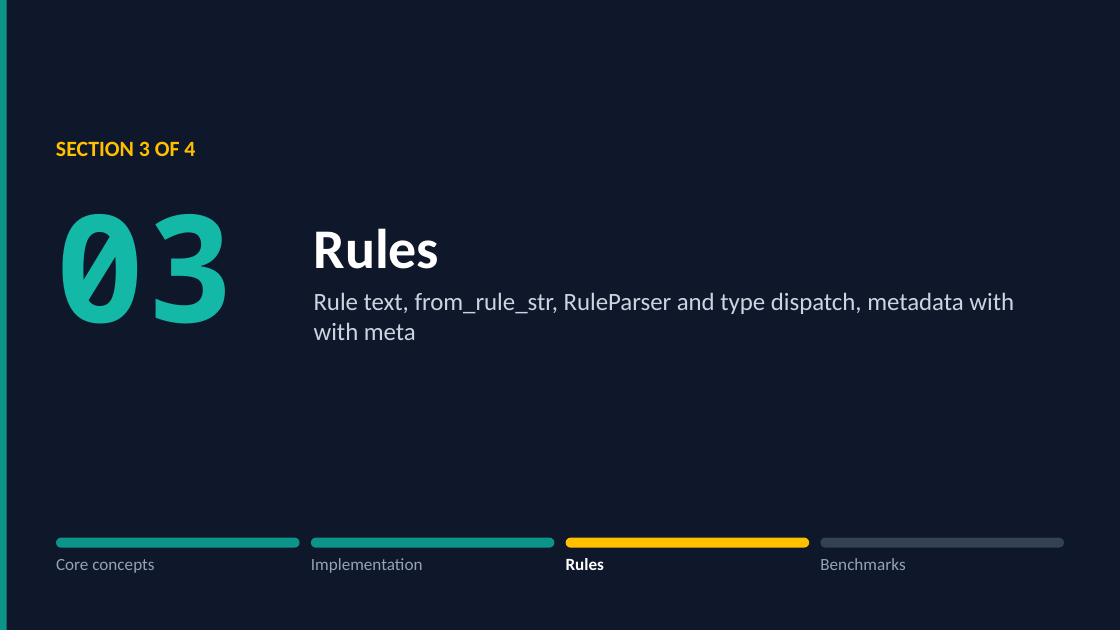
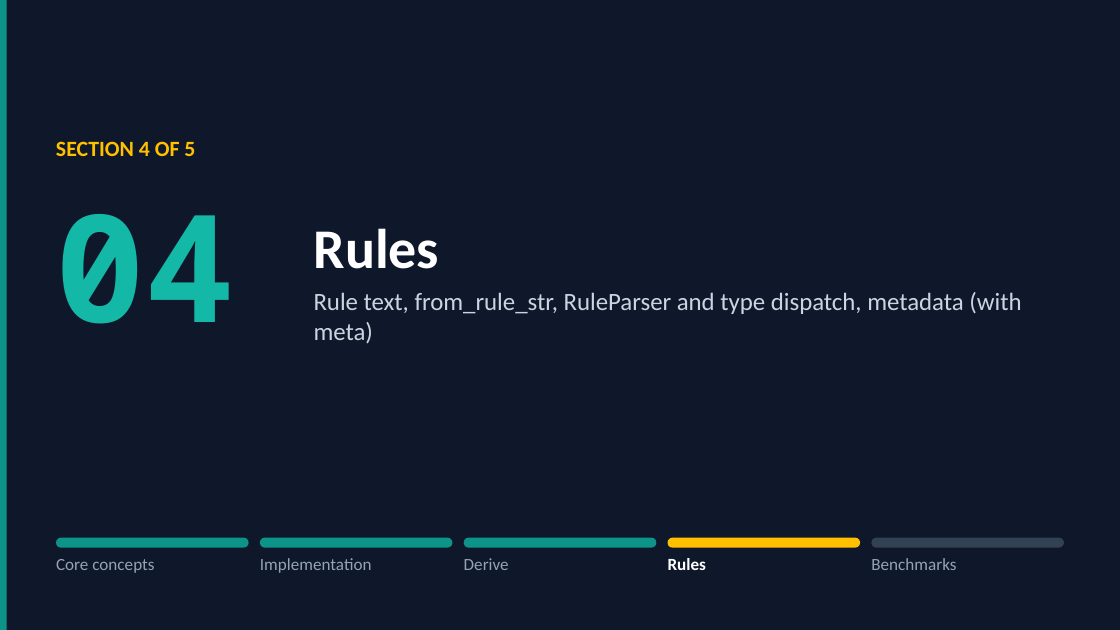
Before and after one commit to gdt050579/whereexpr, a slide deck: slide 33 of whereexpr.pptx (slide 30 before the commit). Drawn at 1120x630 pixels with LibreOffice and Linux fonts; fonts in the diff are those of the drawing. Boxes give left, top, right and bottom in pixels: in the first picture for what was removed or moved away, otherwise in the second. Text is boxed around its words. In the diff, an @@ line names an element or a change of style, - is before the commit and + after.

```diff
--- a/whereexpr.pptx
+++ b/whereexpr.pptx
@@ text at (x1=56, y1=141, x2=195, y2=156): text changed @@
-SECTION 3 OF 4
+SECTION 4 OF 5
@@ text at (x1=56, y1=214, x2=235, y2=324): text changed @@
-03
+04
@@ text at (x1=314, y1=292, x2=1021, y2=344): text changed @@
-Rule text, from_rule_str, RuleParser and type dispatch, metadata with with meta
+Rule text, from_rule_str, RuleParser and type dispatch, metadata (with meta)
@@ rounded rectangle resized from (x1=56, y1=538, x2=299, y2=548) to (x1=56, y1=538, x2=249, y2=548) @@
@@ rounded rectangle resized from (x1=310, y1=538, x2=553, y2=548) to (x1=260, y1=538, x2=452, y2=548) @@
@@ rounded rectangle added at (x1=464, y1=538, x2=656, y2=548), fill #0D9488 @@
@@ rounded rectangle resized from (x1=566, y1=538, x2=809, y2=548) to (x1=668, y1=538, x2=860, y2=548) @@
@@ rounded rectangle resized from (x1=821, y1=538, x2=1064, y2=548) to (x1=871, y1=538, x2=1064, y2=548) @@
@@ text "Implementation" moved from (x1=311, y1=558, x2=423, y2=573) to (x1=260, y1=558, x2=372, y2=573) @@
@@ text added at (x1=464, y1=558, x2=509, y2=570), 11 pt, text #94A3B8 @@
+Derive
@@ text "Rules" moved from (x1=566, y1=558, x2=604, y2=570) to (x1=668, y1=558, x2=706, y2=570) @@
@@ text "Benchmarks" moved from (x1=820, y1=558, x2=905, y2=570) to (x1=871, y1=558, x2=956, y2=570) @@
```
Also in this commit, not shown: 6 other slides changed, 3 slides added, 1 other file.
